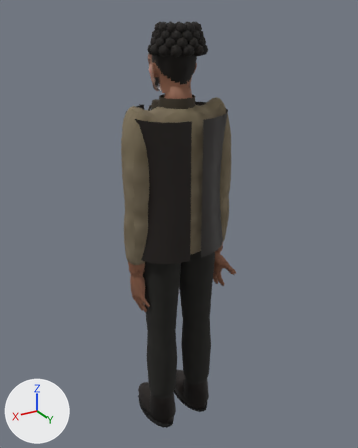
Two versions of the glTF model src/episode2/extras/people/townsman_youth.glb, one commit apart.
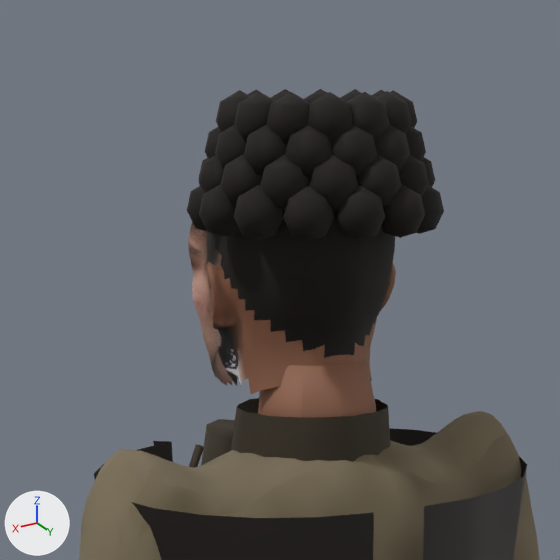
The first picture shows the older version from a 50 mm camera at (0.86, 1.441, 1.593) aimed at (-0.033, -0.048, 0.849). The close-ups show the older and then the newer version on the part from 29% to 66% of the width and 0% to 30% of the height of that picture. Only the edits that show in the close-ups are written down. Arrows for +X, +Y and +Z are at lower left; the lights stay in place. Vertices at exactly the same position are counted once.

Names of what the first close-up shows: 'townsman_youth_body'.
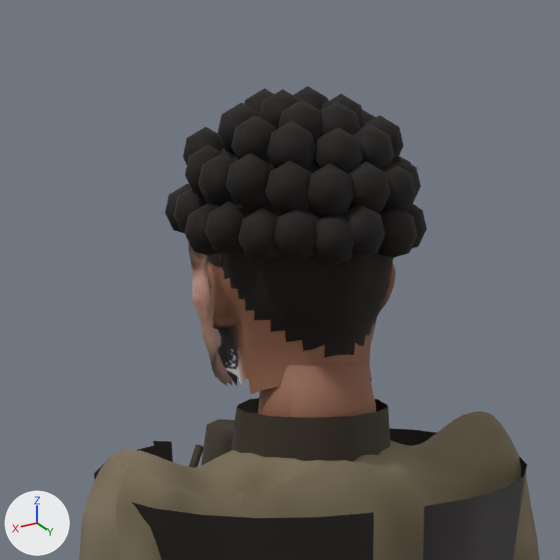
Changed parts and their boxes (x1, y1, x2, y2) in the close-ups (560 x 560 px; the box of a moved part takes in the faces that stretch with it):
'townsman_youth_body', reshaped: before (79, 89, 540, 560); after (79, 86, 540, 560)
part 1 of me_townsman_youth_mesh, moved or reshaped: before (187, 89, 444, 241); after (165, 86, 427, 265)
part 2 of me_townsman_youth_mesh, surface changed: before (115, 89, 444, 523); after (115, 86, 426, 523)

What changed in the scene script:
```text
Change me_townsman_youth_mesh:
    used by ob_townsman_youth_body; location = (0.0, 0.0, 0.0)
    remove me_townsman_youth_mesh.from_pydata(...)  # 14596 vertices, 28404 faces; spans x -0.24..0.22, y -0.17..0.12, z 0.0..1.56
    add me_townsman_youth_mesh.from_pydata(...)  # 14276 vertices, 27804 faces; spans x -0.24..0.22, y -0.17..0.12, z 0.0..1.56
    me_townsman_youth_mesh part 1: 833 vertices moved from x -0.1..0.09, y -0.09..0.09, z 1.46..1.56 to x -0.09..0.09, y -0.15..0.08, z 1.44..1.56; 580 vertices removed from x -0.09..0.1, y -0.09..0.09, z 1.47..1.56; 260 vertices added at x -0.09..0.09, y -0.14..0.07, z 1.45..1.56
    me_townsman_youth_mesh part 2: 14372 kept faces spanning x -0.24..0.22, y -0.17..0.12, z 0.0..1.56 get new texture (UV) coordinates
```
